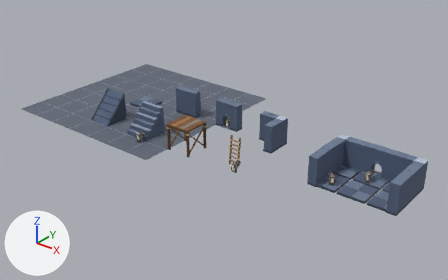
Two versions of the Blender file raccoon/kit_blockout.blend, one commit apart.
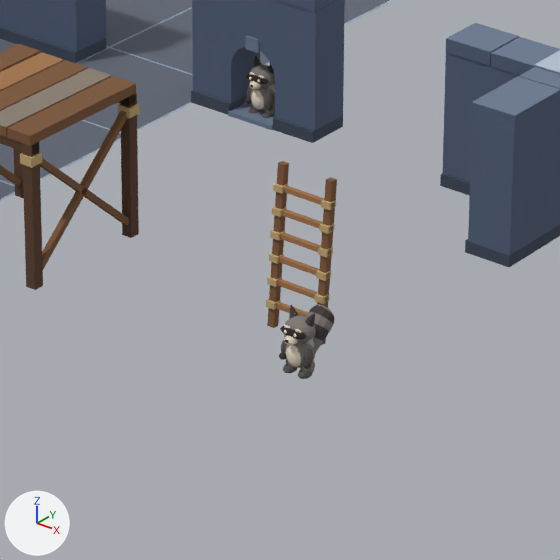
Each version is shown whole from a camera (50 mm lens) standing at (16.99, -16.21, 9.64) and looking at (4.24, -0.27, -0.25), then close up on the part from 41% to 62% of the width and 38% to 73% of the height. The axes (+X, +Y, +Z) are drawn at lower left. The lights are the same throughout. The first two pictures are the older version.

In view in the first close-up: 'kit_ladder_wood_ref', 'kit_scaffold_wood_ref', 'kit_wall_stone_corner_ref', 'kit_wall_stone_door_ref', 'kit_wall_stone_ref', 'ref_floor', 'ref_raccoon_kit_ladder_wood', 'ref_raccoon_kit_wall_stone_door' and 1 more.
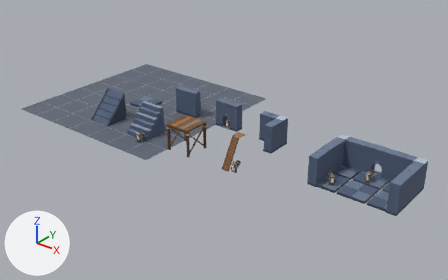
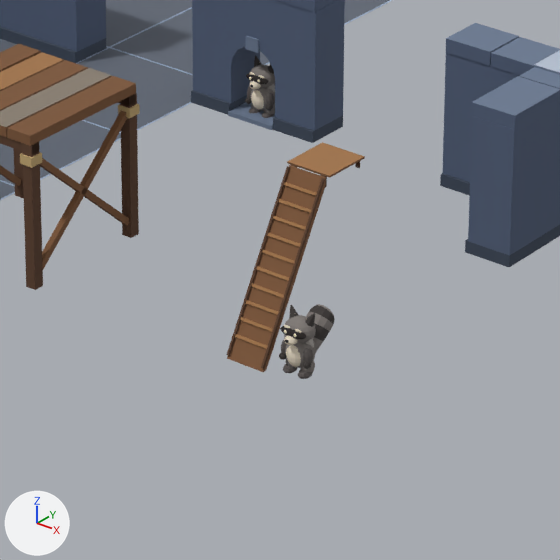
What differs and where, as boxes [x1, y1, x2, y2] in the close-ups (560 x 560 px):
'kit_ladder_wood_ref', reshaped (93% wider, 25% taller): before [266, 161, 337, 345]; after [227, 142, 365, 372]
part 1 of me_kit_ladder_wood, added (brown): after [287, 142, 365, 178]
part 2 of me_kit_ladder_wood, deleted (brown): before [266, 183, 336, 316]
part 3 of me_kit_ladder_wood, built on: before [267, 161, 337, 345]; after [227, 165, 326, 372]

The edits, one by one:
me_kit_ladder_wood is used by ob_kit_ladder_wood_ref; location (6.0, -2.0, 0.0).
me_kit_ladder_wood had 160 vertices, 120 faces and spanned x -0.2..0.2, y 0.023..0.162, z -0.002..1.002.
me_kit_ladder_wood now has 144 vertices, 108 faces and spans x -0.15..0.15, y -0.424..0.475, z 0.0..1.012.
me_kit_ladder_wood part 1: a new loose piece, a box spanning x -0.15..0.15, y 0.15..0.475, z 1.0..1.012, in mat_m_palette (picture img_palette_png).
me_kit_ladder_wood part 2: 18 loose pieces with 144 vertices, spanning x -0.2..0.2, y 0.023..0.147, z 0.123..0.877, are deleted.
Part 3, on me_kit_ladder_wood:
16 vertices are removed from x -0.192..0.192, y 0.028..0.162, z -0.002..1.002.
12 faces are deleted.
56 vertices are added at x -0.13..0.13, y -0.424..0.14, z 0.0..1.0.
40 new vertices lie (0.236, 0.0, 0.0) away from vertices in x -0.118, y -0.366..0.093, z 0.114..0.921.
8 new vertices lie (0.014, 0.0, 0.0) away from vertices in x -0.13..0.116, y -0.424..0.135, z 0.017..0.999.
78 new faces join them.
Other edits to the shape of me_kit_ladder_wood do not show in these pictures.
